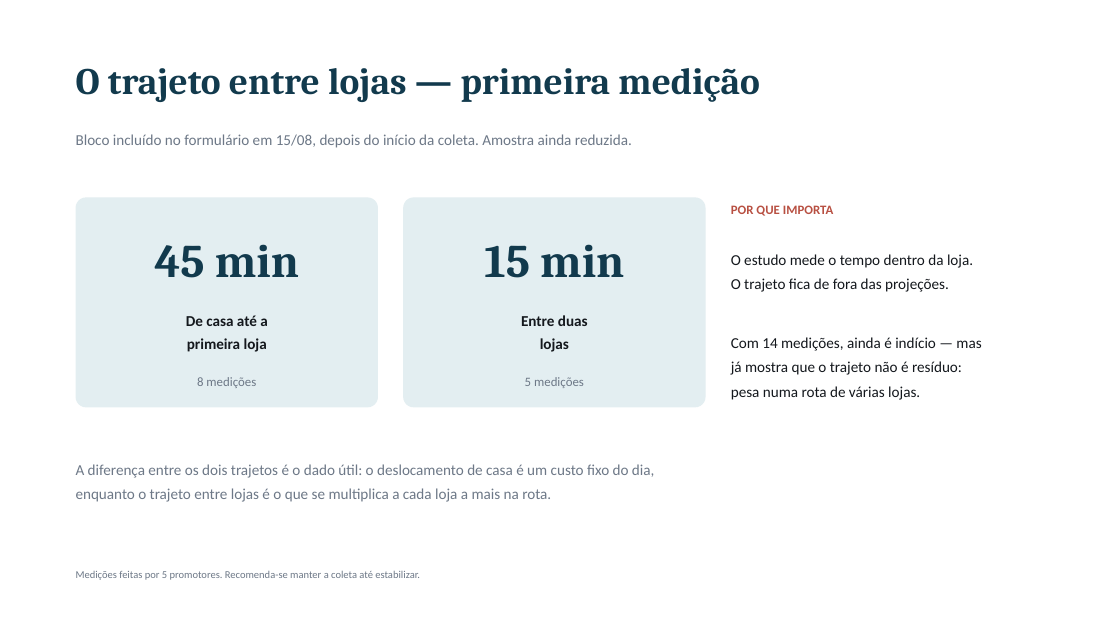
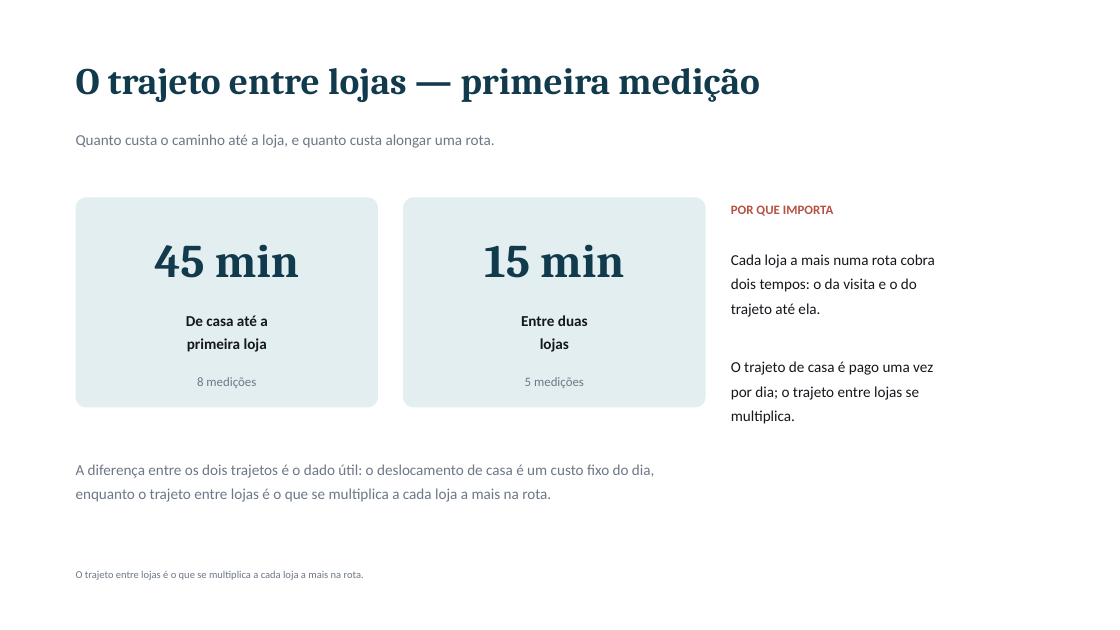
Before and after one commit to SPOTPROMO-PG/Tempos-e-Movimentos, a slide deck: slide 11 of analise/entregaveis/Tempos e Movimentos - Apresentacao.pptx. Drawn at 1120x630 pixels with LibreOffice and Linux fonts; fonts in the diff are those of the drawing. Boxes give left, top, right and bottom in pixels: in the first picture for what was removed or moved away, otherwise in the second. Text is boxed around its words. In the diff, an @@ line names an element or a change of style, - is before the commit and + after.

```diff
--- a/analise/entregaveis/Tempos e Movimentos - Apresentacao.pptx
+++ b/analise/entregaveis/Tempos e Movimentos - Apresentacao.pptx
@@ text at [76, 134, 495, 148]: text changed @@
-Bloco incluído no formulário em 15/08, depois do início da coleta. Amostra ainda reduzida.
+Quanto custa o caminho até a loja, e quanto custa alongar uma rota.
@@ text at [731, 254, 935, 424]: text changed @@
-O estudo mede o tempo dentro da loja.
-O trajeto fica de fora das projeções.
-Com 14 medições, ainda é indício — mas
-já mostra que o trajeto não é resíduo:
-pesa numa rota de várias lojas.
+Cada loja a mais numa rota cobra
+dois tempos: o da visita e o do
+trajeto até ela.
+O trajeto de casa é pago uma vez
+por dia; o trajeto entre lojas se
+multiplica.
@@ text at [76, 571, 364, 580]: text changed @@
-Medições feitas por 5 promotores. Recomenda-se manter a coleta até estabilizar.
+O trajeto entre lojas é o que se multiplica a cada loja a mais na rota.
```
Also in this commit, not shown: 7 other slides changed, 1 slide added, 2 slides removed, 5 other files.
